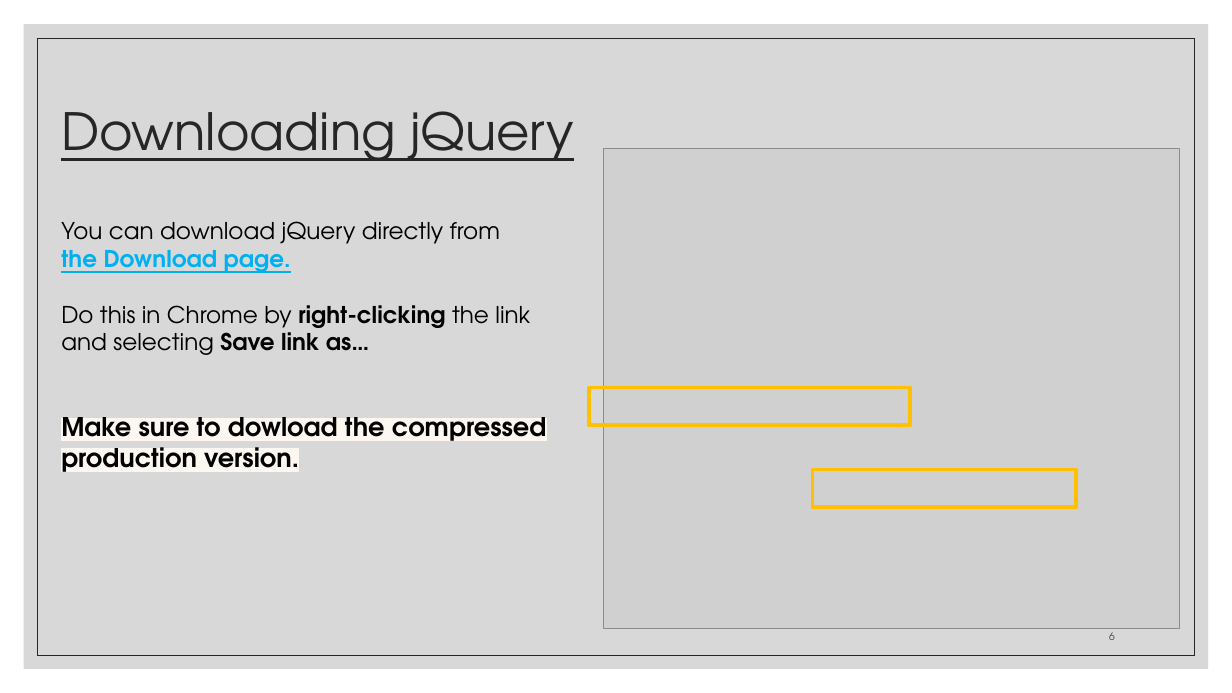
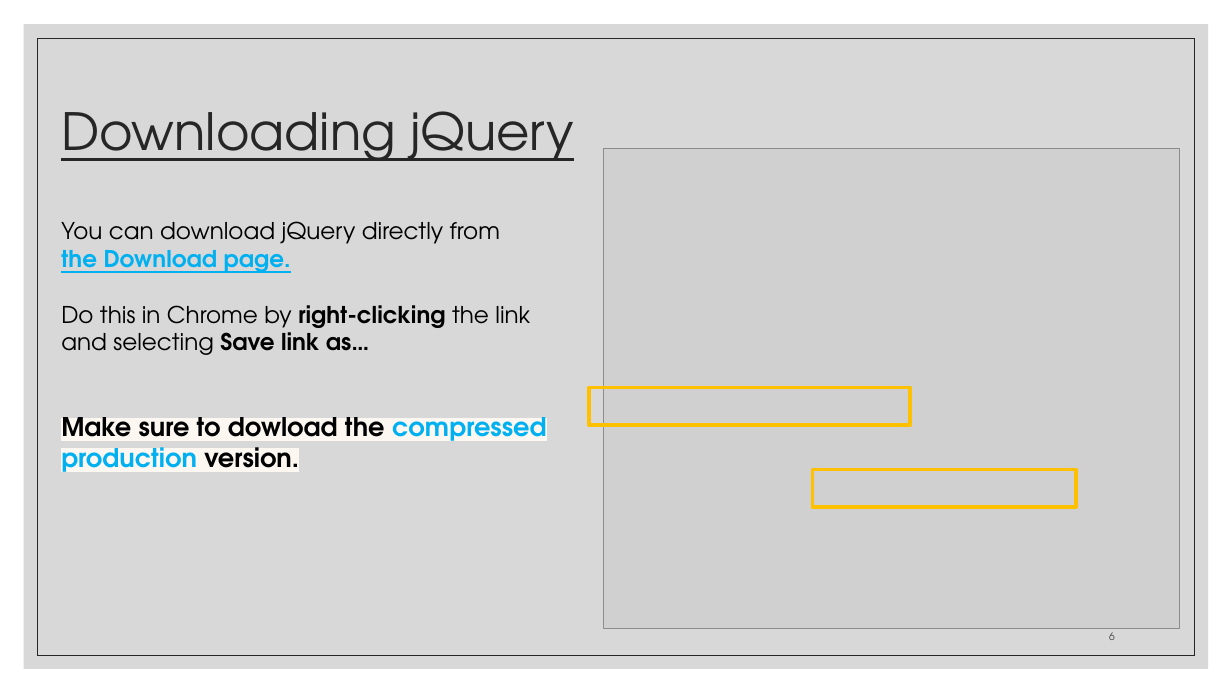
Before and after one commit to zackstotts/base-node-curriculum, a slide deck: slide 6 of unit_00/html_review/05 jQuery.pptx. Drawn at 1232x693 pixels with LibreOffice and Linux fonts; fonts in the diff are those of the drawing; grey boxes stand for pictures. Boxes give left, top, right and bottom in pixels: in the first picture for what was removed or moved away, otherwise in the second. Text is boxed around its words. In the diff, an @@ line names an element or a change of style, - is before the commit and + after.

```diff
--- a/unit_00/html_review/05 jQuery.pptx
+++ b/unit_00/html_review/05 jQuery.pptx
@@ text at (61, 417, 546, 472): text colour #000000 to #00B0F0 in "compressed production" @@
```
Also in this commit, not shown: 11 other slides changed, 15 slides added, 23 slides removed.
